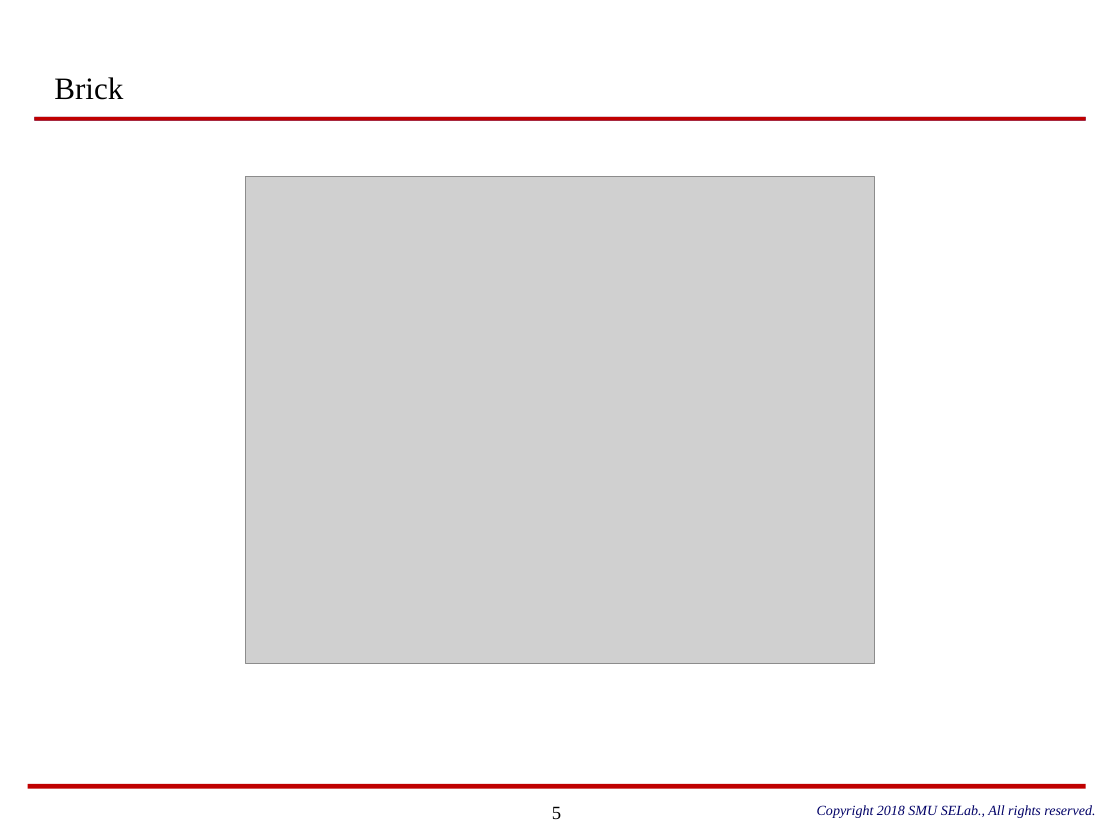
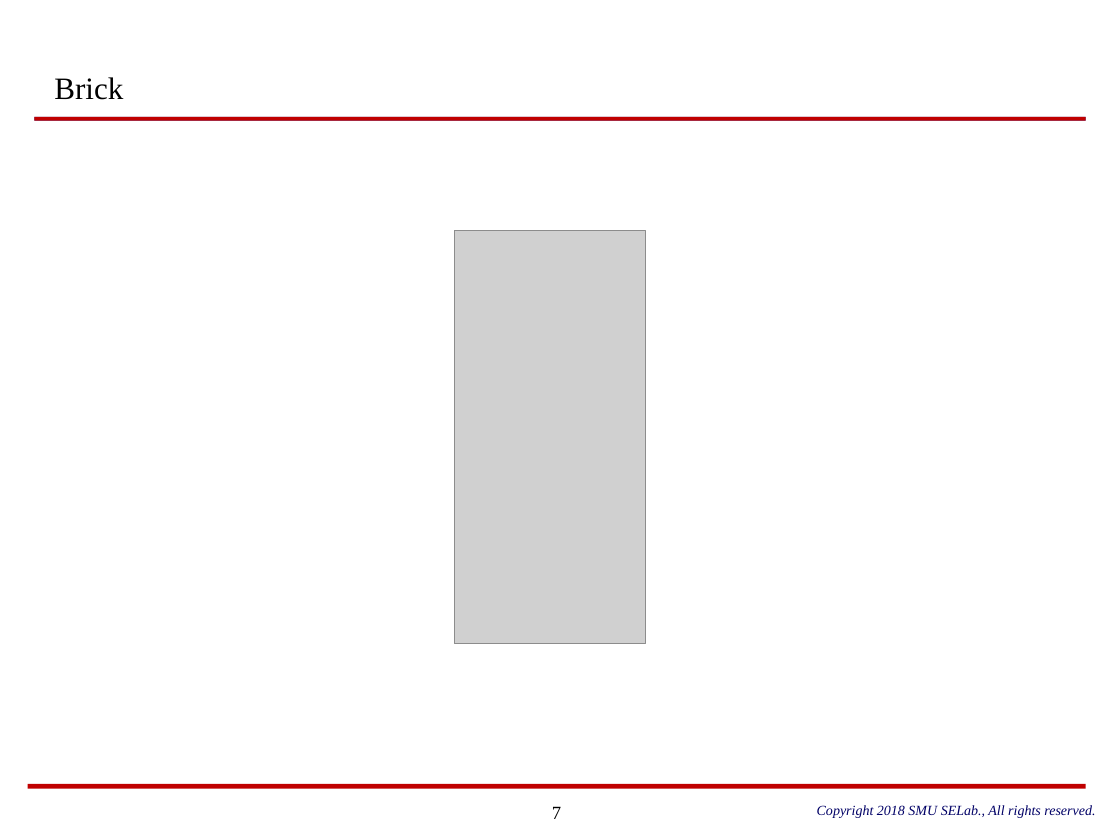
Before and after one commit to SungPilHan/brick_crush, a slide deck: slide 7 of Doc/[OOP] Brick Breaker_최종.pptx (slide 5 before the commit). Drawn at 1120x840 pixels with LibreOffice and Linux fonts; fonts in the diff are those of the drawing; grey boxes stand for pictures. Boxes give left, top, right and bottom in pixels: in the first picture for what was removed or moved away, otherwise in the second. Text is boxed around its words. In the diff, an @@ line names an element or a change of style, - is before the commit and + after.

```diff
--- a/Doc/[OOP] Brick Breaker_최종.pptx
+++ b/Doc/[OOP] Brick Breaker_최종.pptx
@@ picture removed at bbox=[245, 177, 874, 663] @@
@@ picture added at bbox=[454, 231, 645, 644] @@
@@ page number at bbox=[552, 806, 561, 819]: text changed @@
-5
+7
```
Also in this commit, not shown: 9 other slides changed, 6 slides added, 2 slides removed.
